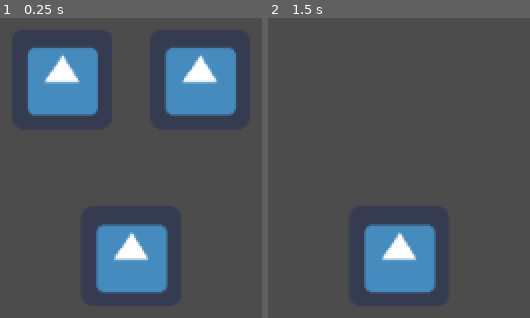
Above: before the commit, frames 1-2 (left to right).
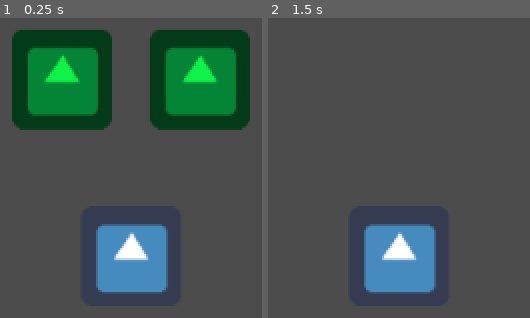
Above: after the commit, the same moments.

Repository: juunishimaster/wild-jam-9
Game: Godot game, scene res://object/Player.tscn
Two runs of this game, one before a commit and one after it. Both use one fixed random seed, a clock stepped at 60 frames per second and the inputs below. The project has no main scene, so this scene is started directly. The engine's default icon, where the game draws it, is replaced by a stand-in: a white triangle on a blue panel in a dark square.
Inputs (mouse positions are in pixels of both pictures, inside the frame that each line leads up to):
- Up to frame 1 (0.25 s): no input
- Up to frame 2 (1.5 s): tap Enter at 0.5 s; move the mouse to (330, 78) at 0.52 s; click (330, 78) at 0.67 s; tap Space at 1.25 s; move the mouse to (467, 78) at 1.27 s; click (467, 78) at 1.42 s

The runs differ from the first frame. In frame 1, 25% of the frame differs, in the area x 4-96%, y 4-38%; in frame 2, nothing differs.

Commit message:
+ Minor changes; restarting variables and removing too much print debug

Diff:
--- a/object/ActionButton.tscn
+++ b/object/ActionButton.tscn
@@ -15,6 +15,7 @@
 action_type = "walk-right"
 
 [node name="Sprite" type="Sprite" parent="."]
+self_modulate = Color( 0.0588235, 0.956863, 0.282353, 1 )
 texture = ExtResource( 2 )
 
 [node name="CollisionShape2D" type="CollisionShape2D" parent="."]
--- a/object/Player.gd
+++ b/object/Player.gd
@@ -43,7 +43,10 @@
 		#execute next action
 	else:
 		print("End of player's turn")
+		curr_action_idx = 0
+		input_counter = 0
 		#end player turn here
+
 
 
 # Function that handle the signal emitted from Action Buttons
@@ -52,20 +55,13 @@
 	# Assuming all action receive are valid string
 	action_array[input_counter] = action
 
-	# Check action
-	# These current action are placeholders
-	if action == "walk-up":
-		print("Tested Walk up")
-	elif action == "walk-down":
-		print("Walk down")
-	elif action == "attack-a":
-		print("Punch")
-	else:
-		print("Godot cannot understand")
+	print("Action inputted: " + action)
 
 	input_counter += 1
 
 	# Check input counter
 	if input_counter > max_action_idx:
 		hide_action_panel()
+
 		# Start executing the action(s)
+		# walk() etc etc etc
